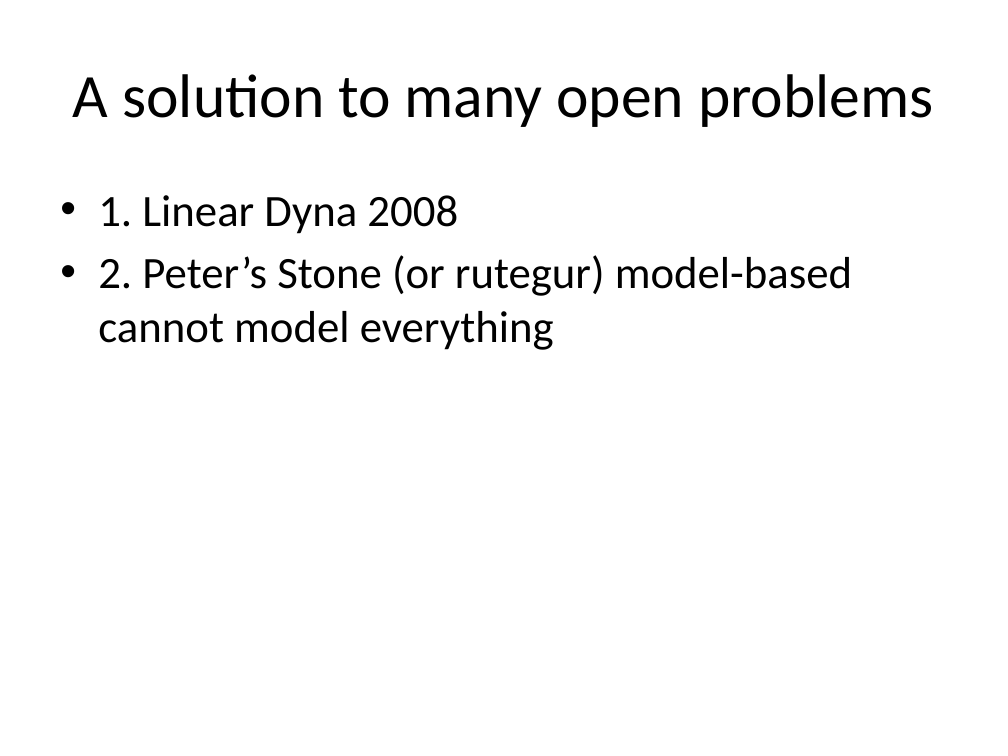
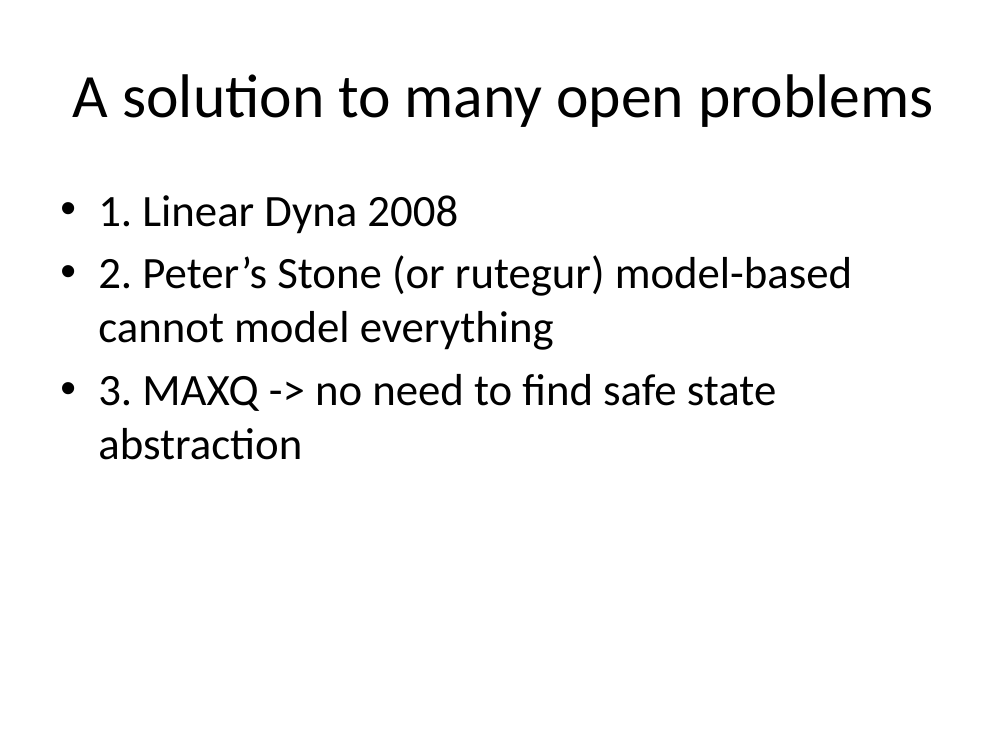
Before and after one commit to lono175/Thesis, a slide deck: slide 27 of OptimalPlanning.pptx (slide 24 before the commit). Drawn at 1008x756 pixels with LibreOffice and Linux fonts; fonts in the diff are those of the drawing. Boxes give left, top, right and bottom in pixels: in the first picture for what was removed or moved away, otherwise in the second. Text is boxed around its words. In the diff, an @@ line names an element or a change of style, - is before the commit and + after.

```diff
--- a/OptimalPlanning.pptx
+++ b/OptimalPlanning.pptx
@@ text at [98,374,776,460]: paragraph added @@
+• 3. MAXQ -> no need to find safe state abstraction
```
Also in this commit, not shown: 2 other slides changed, 4 slides added, 1 other file.
